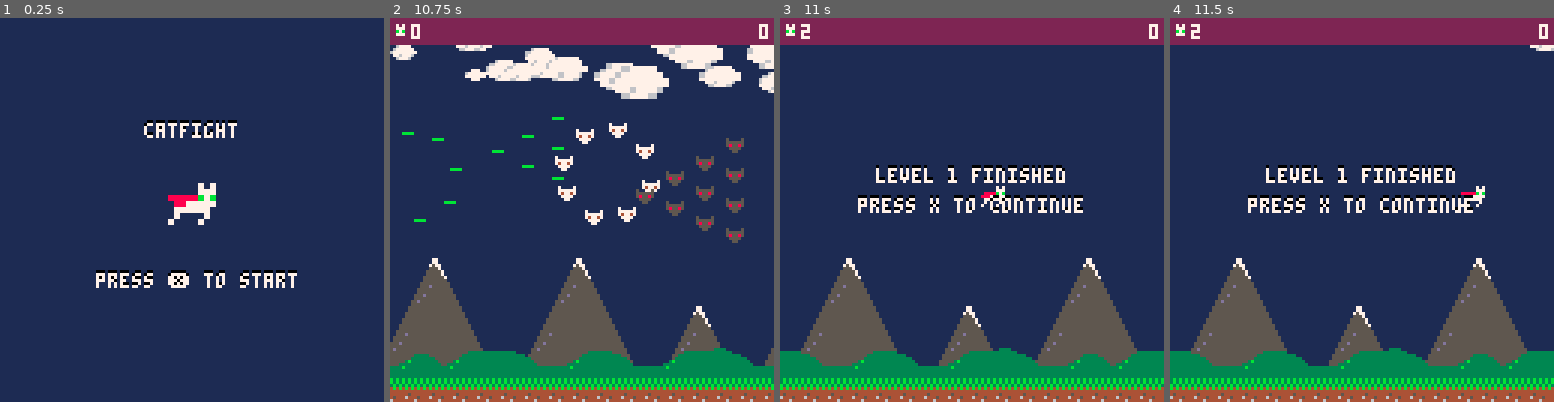
Above: before the commit, frames 1-4 (left to right).
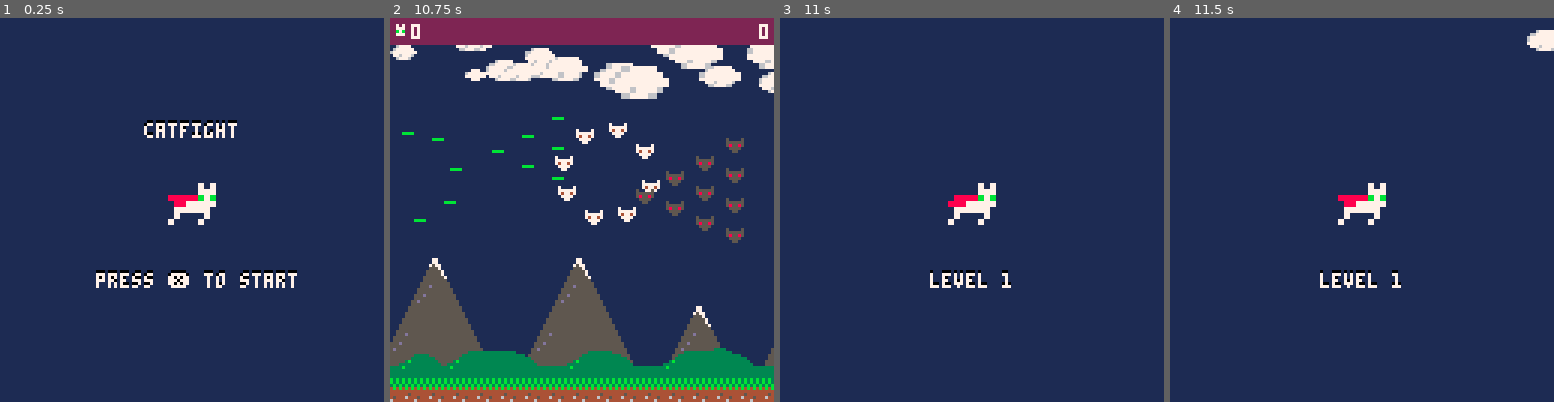
Above: after the commit, the same moments.

Repository: zothynine/picoheads
Game: PICO-8 cartridge catfight.p8
The game is run twice, just before and just after one commit, with the same random seed, the same clock (stepped at 60 frames per second) and the same inputs.
Inputs:
- Up to frame 1 (0.25 s): no input
- Up to frame 2 (10.75 s): tap X (X key) at 0.33, 1.07, 1.85, 2.97, 4.08, 5.2, 6.32, 7.43, 8.55, 9.67 s; hold Right 1.6-2.1 s; hold Up 2.15-2.42 s; hold Right 2.47-3.03 s; hold Left 3.08-3.58 s; hold Down 3.63-3.97 s; hold Right 4.02-4.68 s; hold Up 4.73-5.03 s; hold Left 5.08-5.68 s; hold Down 5.73-6.03 s; hold Right 6.08-6.58 s; hold Right 6.63-7.13 s; hold Up 7.18-7.45 s; hold Right 7.5-8.07 s; hold Left 8.12-8.62 s; hold Down 8.67-9 s; hold Right 9.05-9.72 s; hold Up 9.77-10.07 s; hold Left 10.12-10.72 s
- Up to frame 3 (11 s): hold Down from 10.77 s (still down); tap X (X key) at 10.78 s
- Up to frame 4 (11.5 s): release Down at 11.07 s; hold Right from 11.12 s (still down)

Frames 1-2 are identical in both runs. In frame 3, 30% of the frame differs, in the area x 0-100%, y 0-100%; in frame 4, 31%.

Commit message:
Edpisode 15

Diff:
--- a/catfight.p8
+++ b/catfight.p8
@@ -54,7 +54,7 @@
 
   shots={}
 
-  enemies={
+  enemies_def={
     rat={16,0,6,5},
     mouse={22,0,6,5}
   }
@@ -71,28 +71,31 @@
     {
       {tim="0:3:0",
         swarm=swarms.circle,
-        enemy=enemies.mouse,
+        enemy=enemies_def.mouse,
         path="linear",
         x=128,
         y=50,
         shots={iv=0},
-        count=swarms.circle.n},
+        count=swarms.circle.n,
+        dirty=false},
       {tim="0:6:0",
         swarm=swarms.tri_l,
-        enemy=enemies.rat,
+        enemy=enemies_def.rat,
         path="wave",
         x=128,
         y=50,
         shots={iv=0},
-        count=#swarms.tri_l},
+        count=#swarms.tri_l,
+        dirty=false},
       {tim="0:9:0",
         swarm=swarms.tri_s,
-        enemy=enemies.mouse,
+        enemy=enemies_def.mouse,
         path="circle",
         x=128,
         y=40,
         shots={iv=0},
-        count=#swarms.tri_s}
+        count=#swarms.tri_s,
+        dirty=false}
     }
   }
 
@@ -128,7 +131,29 @@
   tim.game.str=tim.game.m..":"..tim.game.s..":"..tim.game.f
 end
 
+function set_lvl(lvl)
+  local _w={}
+  local _l=levels[lvl]
+  for i=1,#_l do
+    add(_w, _l[i])
+  end
+  return _w
+end
+
 function setuplvl()
+  tim.game={
+    m=0,
+    s=0,
+    f=0,
+    str="0:0:0"
+  }
+  enemy_waves=set_lvl(1)
+  enemies={}
+  shots={}
+  ascii.x=56
+  ascii.y=55
+  ascii.collided=false
+  tim.lvlstart=lvltim
 end
 
 function _update60()
@@ -167,10 +192,9 @@
   update_cape()
   tim.lvlstart -= 1
   if tim.lvlstart < 1 then
+    setuplvl()
     _update60=update_game
     _draw=draw_game
-    enemy_waves=levels[1]
-    tim.lvlstart=lvltim
   end
 end
 
@@ -323,6 +347,8 @@
 function update_enemies()
   for i=#enemies,1,-1 do
     local _e=enemies[i]
+    local _dirty = _e.wav.dirty
+
     if _e.wav.path=="linear" then
       if _e.x+_e.w<0 then
         delete_enemy(_e)
@@ -565,6 +591,11 @@
   update_clouds()
   update_cape()
   if (ascii.x < 128) ascii.x+=1
+
+  if btn(5) then
+    _update60=update_lvlstart
+    _draw=draw_lvlstart
+  end
 end
 
 function draw_lvlend()
@@ -592,8 +623,8 @@
 
   if btn(5) then
     _init()
-    _update60=update_game
-    _draw=draw_game
+    _update60=update_lvlstart
+    _draw=draw_lvlstart
   end
 end
 
